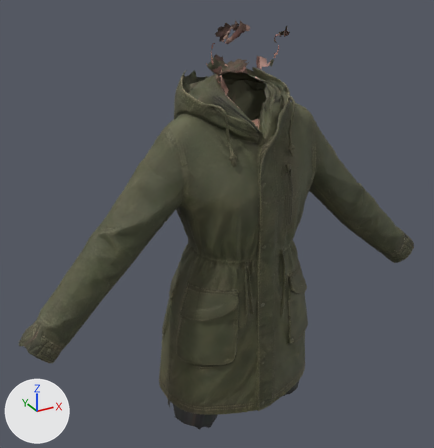
The glTF model public/assets/characters/wear/parka.glb, before and after one commit.
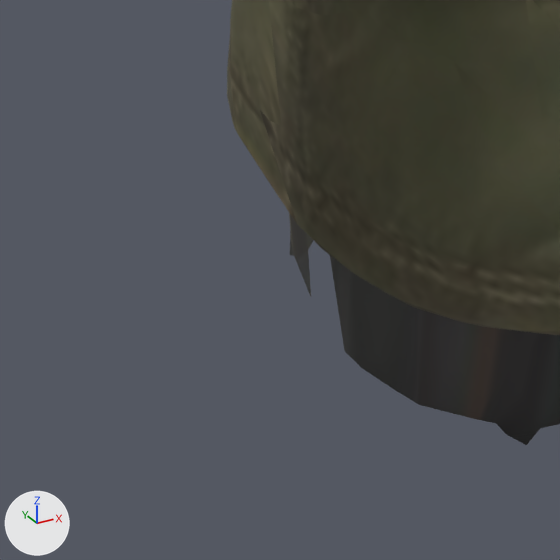
Each version appears first whole from a camera (50 mm lens) standing at (-0.771, -1.233, 1.966) and looking at (-0.029, 0.116, 1.292), and next in a close-up on the part from 30% to 47% of the width and 82% to 99% of the height. The axes (+X, +Y, +Z) are drawn at lower left. The lights are the same throughout. The last two pictures show the newer version. Vertices at exactly the same position are counted once.

Before the edit, the objects in view are built like this:
```python
me_wear = bpy.data.meshes.new('wear')
me_wear.from_pydata(...)  # 9684 vertices, 18920 faces; spans x -0.61..0.644, y -0.11..0.254, z 0.664..1.846
me_wear.materials.append(mat_wear_parka)
ob_wear = bpy.data.objects.new('wear', me_wear)
ob_wear.location = (0.0, 0.0, 0.0)
```
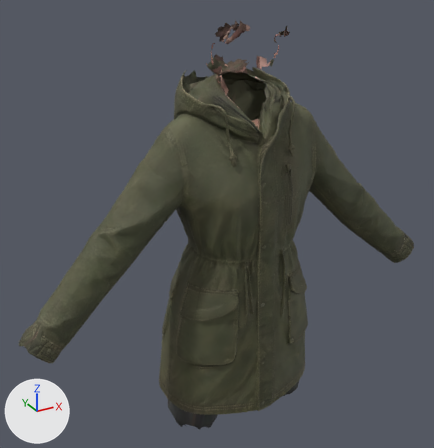
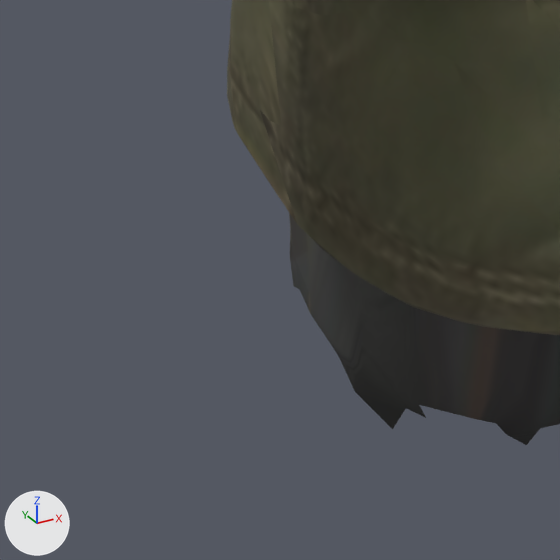
Where the change shows, as pixel boxes (x1, y1, x2, y2) in the close-ups (560 x 560 px):
part 1 of me_wear, added: after (290, 240, 426, 429)

The edits, one by one:
me_wear is used by ob_wear; location (0.0, 0.0, 0.0).
me_wear had 9684 vertices, 18920 faces and spanned x -0.61..0.644, y -0.11..0.254, z 0.664..1.846.
me_wear now has 9696 vertices, 18947 faces and spans x -0.61..0.644, y -0.11..0.254, z 0.664..1.846.
Part 1, on me_wear:
9 vertices are added at x -0.212..-0.194, y -0.001..0.099, z 0.721..0.742.
17 new faces join them.
Other edits to the shape of me_wear do not show in these pictures.
